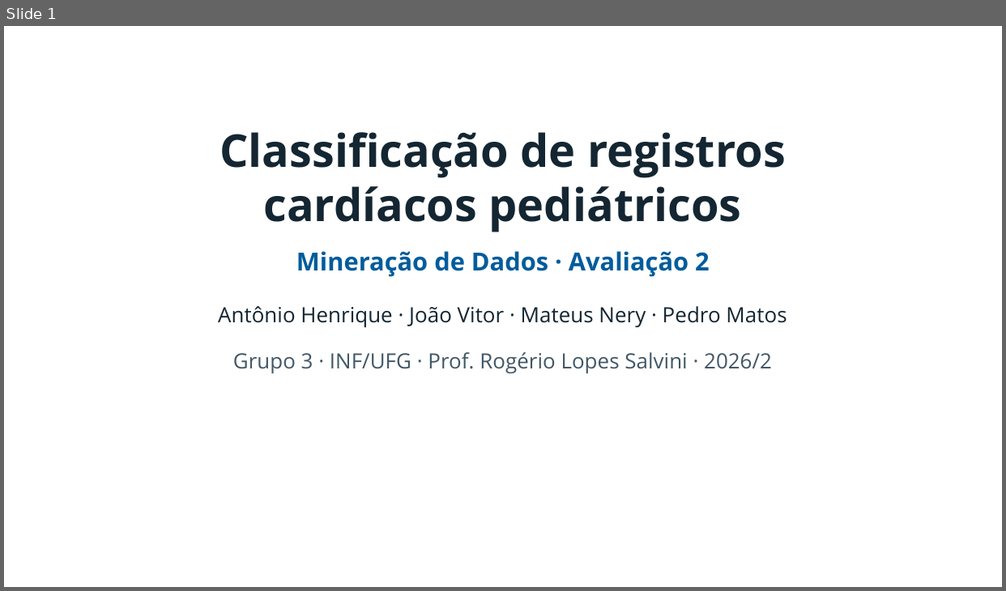
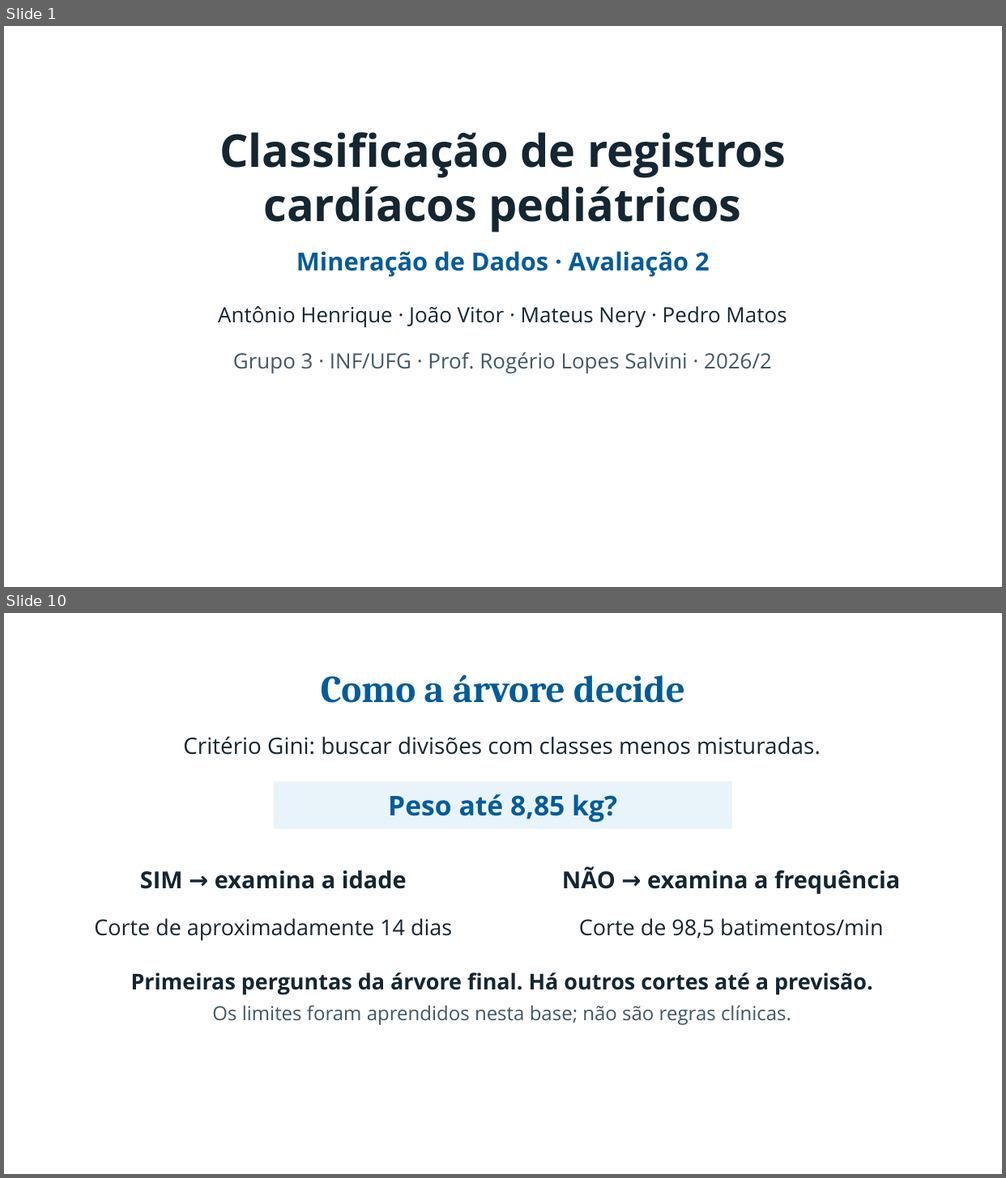
Before and after one commit to pedroafm06/Data-Mining, a slide deck: presentation/a2_inf/output/Apresentacao_A2_INF.pptx. Shown one above the other, each under a label of ours: slide 1 before the commit, slides 1 and 10 after it; the slides between them are not shown. The pictures are 1006x591 and 1006x1178 pixels, drawn with LibreOffice and Linux fonts; fonts in the diff are those of the drawing; background and template pictures are left out. Boxes give left, top, right and bottom in pixels: in the first picture for what was removed or moved away, otherwise in the second. Text is boxed around its words. In the diff, an @@ line names an element or a change of style, - is before the commit and + after.

```diff
--- a/presentation/a2_inf/output/Apresentacao_A2_INF.pptx
+++ b/presentation/a2_inf/output/Apresentacao_A2_INF.pptx
@@ slide 10 added at bbox=[4, 613, 1002, 1174], background picture (left out) @@
@@ text added at bbox=[321, 675, 685, 703], 36.8 pt, text #005C9C, bold @@
+Como a árvore decide
@@ text added at bbox=[183, 736, 820, 755], 21.8 pt, text #142632 @@
+Critério Gini: buscar divisões com classes menos misturadas.
@@ rectangle added at bbox=[274, 781, 731, 829], fill #E9F3FA @@
@@ text added at bbox=[388, 794, 617, 822], 26.2 pt, text #005C9C, bold @@
+Peso até 8,85 kg?
@@ text added at bbox=[140, 871, 407, 889], 22.5 pt, text #142632, bold @@
+SIM → examina a idade
@@ text added at bbox=[562, 867, 900, 894], 22.5 pt, text #142632, bold @@
+NÃO → examina a frequência
@@ text added at bbox=[94, 918, 452, 941], 21 pt, text #142632 @@
+Corte de aproximadamente 14 dias
@@ text added at bbox=[579, 918, 883, 939], 21 pt, text #142632 @@
+Corte de 98,5 batimentos/min
@@ text added at bbox=[131, 973, 873, 995], 21 pt, text #142632, bold @@
+Primeiras perguntas da árvore final. Há outros cortes até a previsão.
@@ text added at bbox=[212, 1005, 791, 1025], 18.8 pt, text #415766 @@
+Os limites foram aprendidos nesta base; não são regras clínicas.
@@ text added at bbox=[37, 1127, 185, 1155], 15.8 pt, text #FFFFFF, italic @@
+10 / 22
```
Also in this commit, not shown: 4 other slides changed, 16 other slides added, 11 slides removed, 11 other files.
